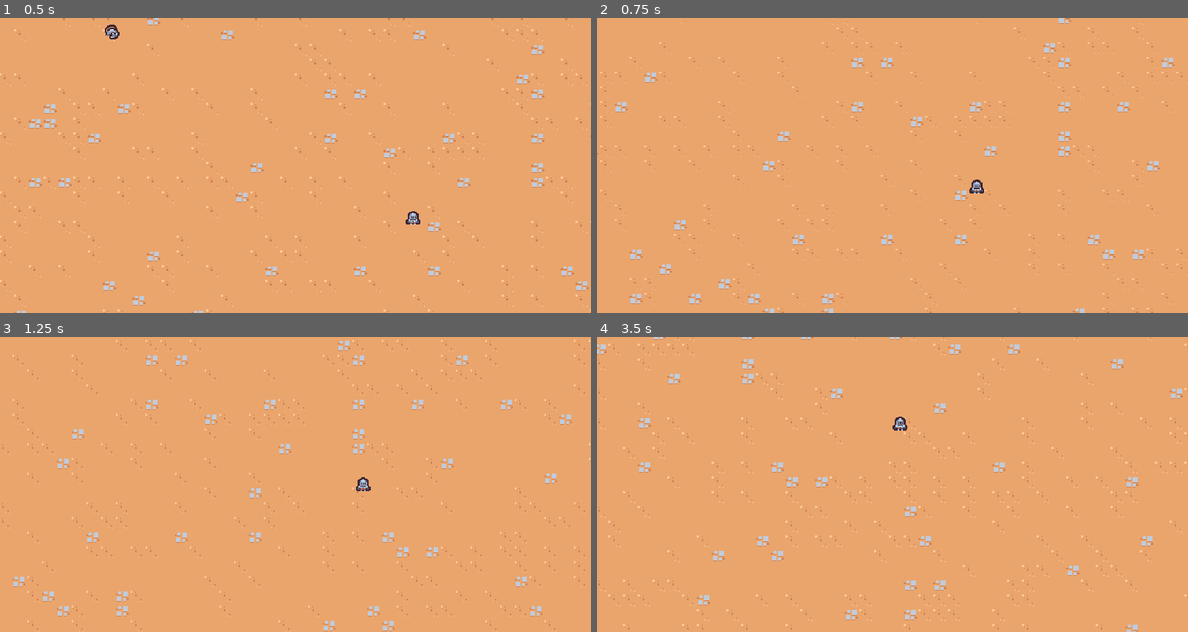
Above: before the commit, frames 1-4 (two rows, left to right).
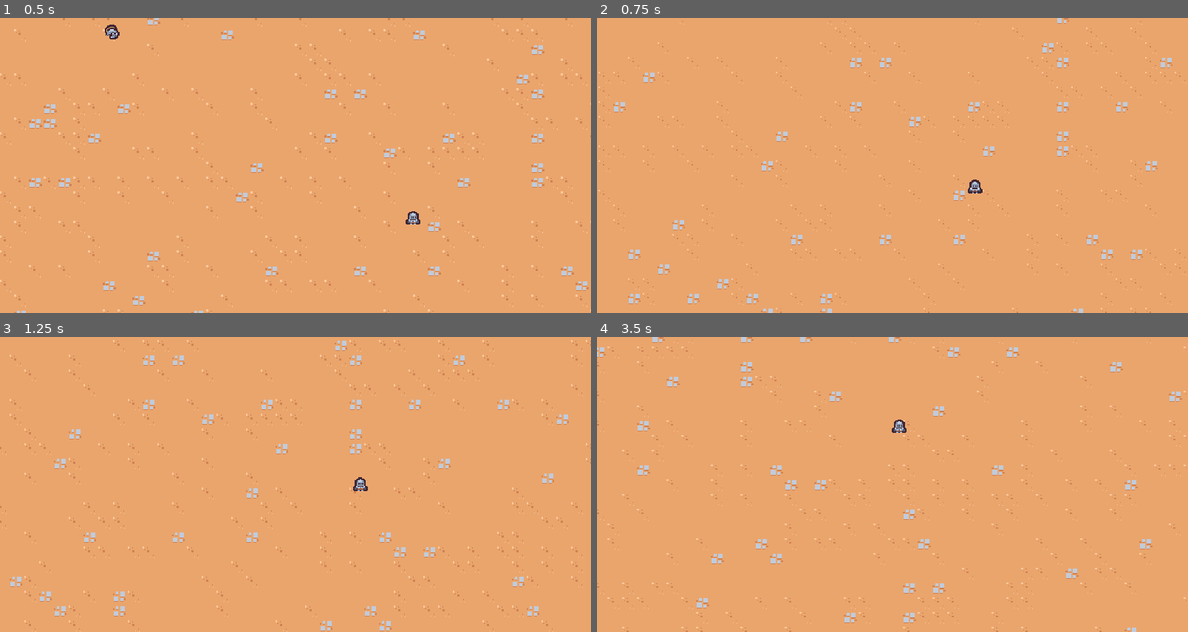
Above: after the commit, the same moments.

Repository: ysle0/udemy-2d-survivor
Game: Godot game, scene res://scenes/main/main.tscn
Same seed, same stepped clock (60 frames per second), same inputs: the game is played once before the commit and once after it.
Inputs:
- Up to frame 1 (0.5 s): no input
- Up to frame 2 (0.75 s): hold D (move_right) from 0.53 s (still down)
- Up to frame 3 (1.25 s): keep holding D (move_right)
- Up to frame 4 (3.5 s): release D (move_right) at 1.28 s; hold S (move_down) 1.28-2.03 s; hold D (move_right) 2.03-2.78 s; hold W (move_up) from 2.78 s (still down)

Frame 1 is identical in both runs. In frame 2, 3.1% of the frame differs, in the area x 0-100%, y 0-100%; in frame 3, 4.2%, in the area x 0-100%, y 1-100%; in frame 4, 4.1%.

Commit message:
refac: player process -> physics process

Diff:
--- a/scenes/player/player.gd
+++ b/scenes/player/player.gd
@@ -2,14 +2,11 @@
 
 const MAX_MOVEMENT_SPEED = 200
 
-func _process(delta: float):
+func _physics_process(delta: float):
 	var movement_vec = get_movement_vec2()
 	var movement_dir = movement_vec.normalized()
 	velocity = movement_dir * MAX_MOVEMENT_SPEED
-
 	move_and_slide()
-
-	pass
 
 
 func get_movement_vec2():
